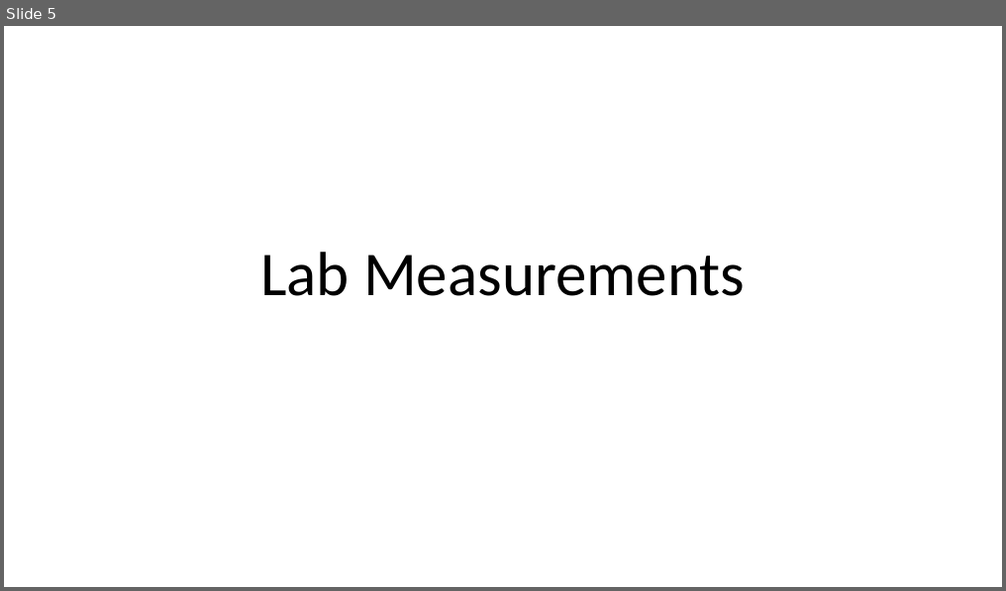
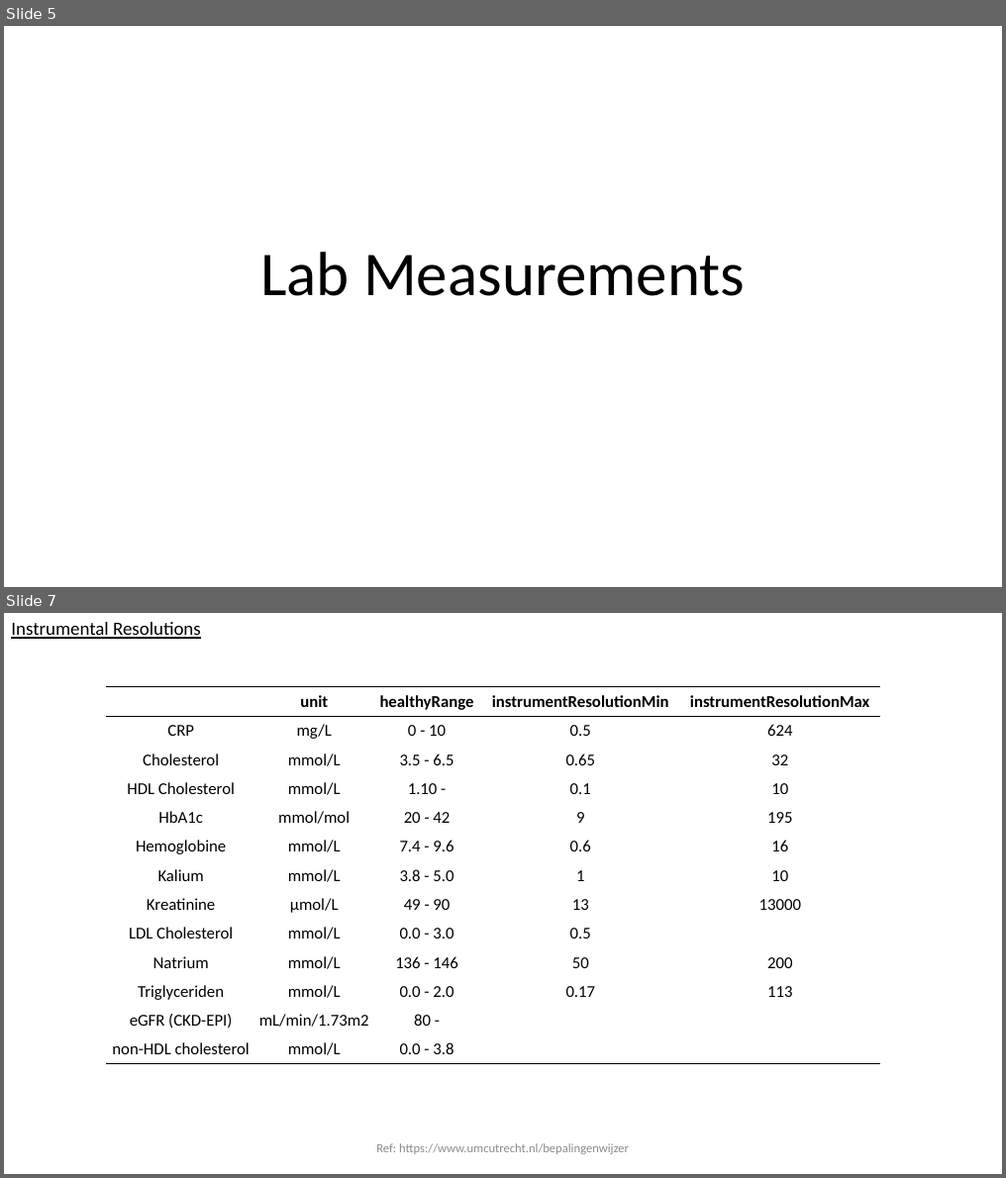
Before and after one commit to UPOD-datascience/ODIN, a slide deck: assets/ppt/data_exploration.pptx. Shown one above the other, each under a label of ours: slide 5 before the commit, slides 5 and 7 after it; the slides between them are not shown. The pictures are 1006x591 and 1006x1178 pixels, drawn with LibreOffice and Linux fonts; fonts in the diff are those of the drawing. Boxes give left, top, right and bottom in pixels: in the first picture for what was removed or moved away, otherwise in the second. Text is boxed around its words. In the diff, an @@ line names an element or a change of style, - is before the commit and + after.

```diff
--- a/assets/ppt/data_exploration.pptx
+++ b/assets/ppt/data_exploration.pptx
@@ slide 7 added at (x1=4, y1=613, x2=1002, y2=1174), background #FFFFFF @@
@@ text added at (x1=11, y1=622, x2=201, y2=639), 18 pt, text #000000, underline @@
+Instrumental Resolutions
@@ table added at (x1=106, y1=687, x2=880, y2=1064), 13 rows, 5 columns @@
+ | unit | healthyRange | instrumentResolutionMin | instrumentResolutionMax
+CRP | mg/L | 0 - 10 | 0.5 | 624
+Cholesterol | mmol/L | 3.5 - 6.5 | 0.65 | 32
+HDL Cholesterol | mmol/L | 1.10 - | 0.1 | 10
+HbA1c | mmol/mol | 20 - 42 | 9 | 195
+Hemoglobine | mmol/L | 7.4 - 9.6 | 0.6 | 16
+Kalium | mmol/L | 3.8 - 5.0 | 1 | 10
+Kreatinine | µmol/L | 49 - 90 | 13 | 13000
+LDL Cholesterol | mmol/L | 0.0 - 3.0 | 0.5 | 
+Natrium | mmol/L | 136 - 146 | 50 | 200
+Triglyceriden | mmol/L | 0.0 - 2.0 | 0.17 | 113
+eGFR (CKD-EPI) | mL/min/1.73m2 | 80 - |  | 
+non-HDL cholesterol | mmol/L | 0.0 - 3.8 |  | 
@@ text added at (x1=376, y1=1144, x2=629, y2=1155), 12 pt, text #8C8C8C @@
+Ref: https://www.umcutrecht.nl/bepalingenwijzer
```
Also in this commit, not shown: 1 slide changed, 1 other slide added, 1 other file.
